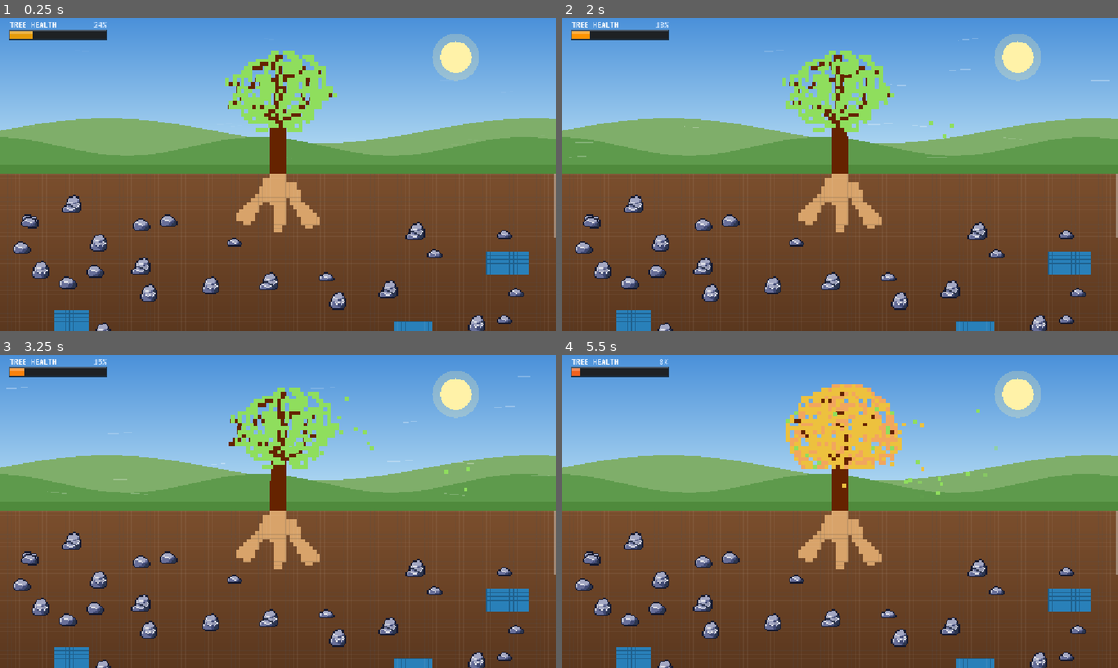
Above: before the commit, frames 1-4 (two rows, left to right).
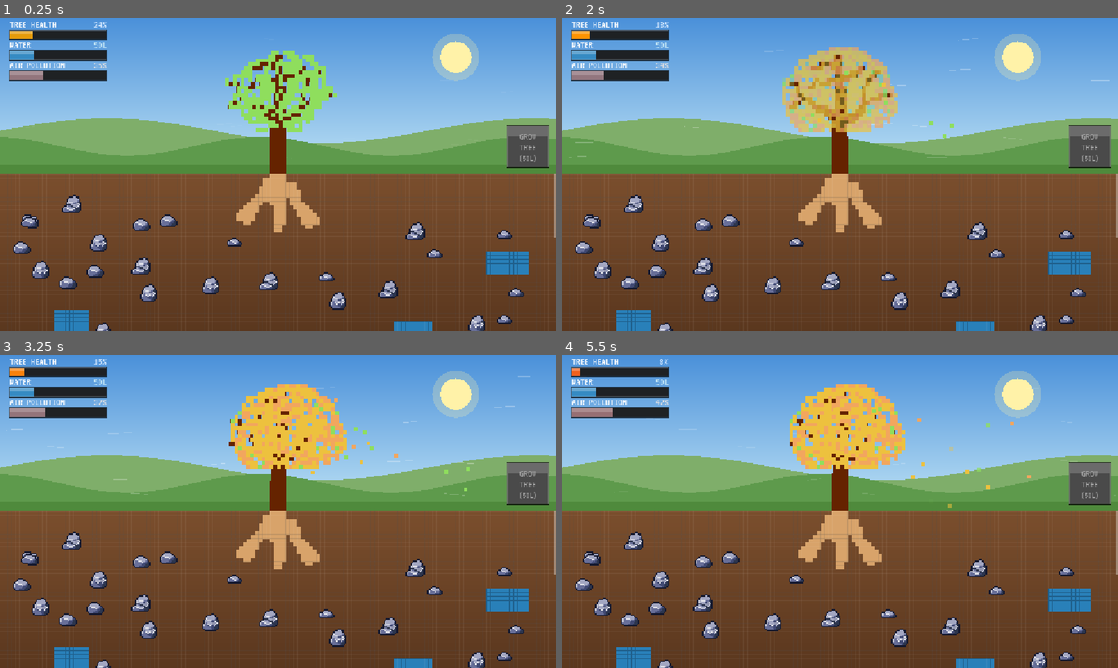
Above: after the commit, the same moments.

Repository: Jeeareen/ExtendoRoot
Game: Godot game, scene res://scenes/main.tscn
Two runs of this game, one before a commit and one after it. Both use one fixed random seed, a clock stepped at 60 frames per second and the inputs below.
Inputs (mouse positions are in pixels of both pictures, inside the frame that each line leads up to):
- Up to frame 1 (0.25 s): no input
- Up to frame 2 (2 s): tap Enter at 0.5 s; move the mouse to (962, 158) at 0.52 s; tap R at 0.6 s; click (962, 158) at 0.67 s; drag from (728, 190) to (812, 237) at 1.27 s
- Up to frame 3 (3.25 s): move the mouse to (333, 442) at 2.02 s; tap R at 2.1 s; click (333, 442) at 2.17 s; drag from (250, 574) to (111, 464) at 2.77 s
- Up to frame 4 (5.5 s): move the mouse to (1006, 558) at 3.52 s; tap R at 3.6, 5.1 s; click (1006, 558) at 3.67 s; tap Escape at 4.15 s; drag from (673, 464) to (756, 433) at 4.27 s; move the mouse to (867, 511) at 5.02 s; click (867, 511) at 5.17 s

The runs differ from the first frame. In frame 1, 2.4% of the frame differs, in the area x 1-99%, y 7-48%; in frame 2, 6.7%; in frame 3, 6.8%; in frame 4, 5.1%.

Commit message:
feat: complete MVP gameplay loop with water, air pollution, Grow Tree button, and root SFX
- Add Water (50L start, 1L/px root cost) and Air Pollution UI bars using VT323 font
- Add "Grow Tree (50L)" button to advance tree health and growth stages manually
- Tie air pollution reduction rate to tree health (>20% green leaves) and rise when dry (<=20%)
- Enforce 1px soil spacing between roots to prevent dragging over existing roots
- Add continuous looping root_grow SFX while extending roots and Game Over / Restart flow

Diff:
--- a/scripts/main.gd
+++ b/scripts/main.gd
@@ -75,6 +75,9 @@
 var _is_mmb_down: bool = false
 var _has_last_drag_cell: bool = false
 var _last_drag_cell: Vector2i = Vector2i.ZERO
+# Tracks recent brush centers along the active drag so self-overlap is allowed while foreign roots keep a 1-cell gap
+var _active_drag_Safe_tiles: Dictionary = {}
+var _active_drag_history: Array = []
 var _soil_scroll_y: float = 0.0
 
 # Water collection & Leaf spritesheet configuration
@@ -86,9 +89,9 @@
 const SPRITE_RECT_SMALLLEAVES := Rect2(40, 40, 40, 40)
 const SPRITE_RECT_DRYLEAVES := Rect2(80, 40, 40, 40)
 
-# Water depletion rate when no active connection to water:
-# Tree loses 1.5 water per second when not actively connected to water.
-const WATER_DECAY_RATE := 1.5
+const INITIAL_WATER := 50.0
+const MAX_WATER_STORED := 200.0
+const DRY_WATER_THRESHOLD := 50.0
 
 const MAX_TREE_HEALTH := 100.0
 # Health decay rate per second when disconnected from water
@@ -96,10 +99,25 @@
 # Health recovery rate per second when sucking water
 const HEALTH_REGEN_RATE := 8.0
 
+const MAX_AIR_POLLUTION := 100.0
+# Pollution rise rate per second when leaves are dry
+const POLLUTION_RISE_RATE := 2.5
+# Pollution decrease rates per second for green leaf sizes (small, mid, large)
+const POLLUTION_DECAY_SMALL := 1.2
+const POLLUTION_DECAY_MID := 2.8
+const POLLUTION_DECAY_LARGE := 5.0
+
 var _tree_texture: Texture2D = null
 var _vt323_font: Font = null
-var _water_stored: float = 0.0
-var _tree_health: float = 25.0 # Starts at initial stage (small dry tree)
+var _root_grow_player: AudioStreamPlayer = null
+const ROOT_SFX_HOLD_TIME := 0.14
+var _root_sfx_timer: float = 0.0
+var _water_stored: float = INITIAL_WATER # Starts at 50L (equivalent to 50px of water source)
+var _tree_health: float = 25.0 # Starts at initial stage (small tree)
+var _air_pollution: float = 35.0
+var _is_game_over: bool = false
+var _game_over_reason: String = ""
+var _is_grow_btn_hovered: bool = false
 var _is_connected_to_water: bool = false
 var _active_water_intake_rate: float = 0.0
 
@@ -144,6 +162,13 @@
 		if _rocks_texture:
 			_rocks_image = _rocks_texture.get_image()
 	_vt323_font = load("res://assets/VT323-Regular.ttf")
+	if ResourceLoader.exists("res://assets/root_grow.mp3"):
+		var sfx_stream := load("res://assets/root_grow.mp3")
+		if sfx_stream is AudioStreamMP3:
+			sfx_stream.loop = true
+		_root_grow_player = AudioStreamPlayer.new()
+		_root_grow_player.stream = sfx_stream
+		add_child(_root_grow_player)
 	_wind_rng.randomize()
 	get_viewport().size_changed.connect(_on_size_changed)
 	_generate_world()
@@ -151,6 +176,18 @@
 
 
 func _process(delta: float) -> void:
+	if _is_game_over:
+		if _root_grow_player and _root_grow_player.playing:
+			_root_grow_player.stop()
+		return
+
+	if _root_sfx_timer > 0.0:
+		_root_sfx_timer = maxf(0.0, _root_sfx_timer - delta)
+		if _root_sfx_timer <= 0.0 or not _is_lmb_down:
+			_root_sfx_timer = 0.0
+			if _root_grow_player and _root_grow_player.playing:
+				_root_grow_player.stop()
+
 	var needs_redraw := false
 	var intake_this_frame := 0.0
 	var connected_now := false
@@ -164,10 +201,10 @@
 		if _is_root_touching_bank(bank):
 			connected_now = true
 			var layer_time: float = bank["layer_time"]
-			# Drain rate in water cells per second = width / layer_time = 1.0 / 0.4 = 2.5 cells/sec
+			# Drain rate in water cells per second = width / layer_time = 1.0 / 0.4 = 2.5 cells/sec (1px = 1L)
 			var cells_per_second: float = float(rect.size.x) / layer_time
 			var absorbed: float = cells_per_second * delta
-			_water_stored = minf(_water_stored + absorbed, 200.0)
+			_water_stored = minf(_water_stored + absorbed, MAX_WATER_STORED)
 			intake_this_frame += cells_per_second
 
 			bank["drain_timer"] += delta
@@ -180,19 +217,36 @@
 	_is_connected_to_water = connected_now
 	_active_water_intake_rate = intake_this_frame
 
-	# When connected to water, health increases; when disconnected, health decreases over time
-	if connected_now:
-		var old_hp := _tree_health
-		_tree_health = minf(MAX_TREE_HEALTH, _tree_health + HEALTH_REGEN_RATE * delta)
-		if not is_equal_approx(old_hp, _tree_health):
-			needs_redraw = true
+	# Tree health decreases continuously over time (even when drawing water), and only increases via GROW TREE
+	var old_hp := _tree_health
+	_tree_health = maxf(0.0, _tree_health - HEALTH_DECAY_RATE * delta)
+	if not is_equal_approx(old_hp, _tree_health):
+		needs_redraw = true
+
+	# Update air pollution based on tree health & leaf state:
+	# When health > 20, the tree has green leaves and decreases air pollution at a rate scaled by tree health
+	# (slowly at 20-40 HP, faster as health approaches 80-100 HP). When <= 20 HP (dry leaves), pollution rises.
+	var old_pollution := _air_pollution
+	if _tree_health <= 20.0:
+		_air_pollution = minf(MAX_AIR_POLLUTION, _air_pollution + POLLUTION_RISE_RATE * delta)
 	else:
-		if _water_stored > 0.0:
-			_water_stored = maxf(0.0, _water_stored - WATER_DECAY_RATE * delta)
-		var old_hp := _tree_health
-		_tree_health = maxf(0.0, _tree_health - HEALTH_DECAY_RATE * delta)
-		if not is_equal_approx(old_hp, _tree_health):
-			needs_redraw = true
+		var health_factor := clampf((_tree_health - 20.0) / 80.0, 0.0, 1.0)
+		var decay_rate := lerpf(POLLUTION_DECAY_SMALL, POLLUTION_DECAY_LARGE, health_factor)
+		_air_pollution = maxf(0.0, _air_pollution - decay_rate * delta)
+
+	if not is_equal_approx(old_pollution, _air_pollution):
+		needs_redraw = true
+
+	# Check Game Over conditions: air pollution reaches max or water reaches 0
+	if _air_pollution >= MAX_AIR_POLLUTION:
+		_is_game_over = true
+		_game_over_reason = "AIR POLLUTION REACHED 100%"
+		needs_redraw = true
+	elif _water_stored <= 0.0:
+		_water_stored = 0.0
+		_is_game_over = true
+		_game_over_reason = "WATER DEPLETED (0L)"
+		needs_redraw = true
 
 	if _update_wind(delta):
 		needs_redraw = true
@@ -208,14 +262,58 @@
 
 
 func _get_target_leaf_rect() -> Rect2:
-	if _tree_health <= 15.0:
+	# When tree health is <= 20, leaves are dry; beyond 20, sprites are green leaves scaled by health
+	if _tree_health <= 20.0:
 		return SPRITE_RECT_DRYLEAVES
 	elif _tree_health < 50.0:
 		return SPRITE_RECT_SMALLLEAVES
-	elif _tree_health < 85.0:
+	elif _tree_health < 80.0:
 		return SPRITE_RECT_MIDLEAVES
 	else:
 		return SPRITE_RECT_LARGELEAVES
+
+
+func _grow_tree_to_next_state() -> void:
+	if _is_game_over:
+		return
+	# Require strictly more than 50L of water to grow, and consume 50L
+	if _water_stored <= 50.0:
+		return
+
+	_water_stored -= 50.0
+
+	if _tree_health <= 20.0:
+		_tree_health = 35.0
+	elif _tree_health < 50.0:
+		_tree_health = 65.0
+	elif _tree_health < 80.0:
+		_tree_health = 90.0
+	else:
+		_tree_health = MAX_TREE_HEALTH
+	queue_redraw()
+
+
+func _get_grow_button_rect(size: Vector2, mid: float) -> Rect2:
+	var btn_side := 84.0
+	var margin := 16.0
+	return Rect2(Vector2(size.x - btn_side - margin, mid - btn_side - margin), Vector2(btn_side, btn_side))
+
+
+func _restart_game() -> void:
+	_water_stored = INITIAL_WATER
+	_tree_health = 25.0
+	_air_pollution = 35.0
+	_is_game_over = false
+	_game_over_reason = ""
+	_current_leaf_rect = _get_target_leaf_rect()
+	_prev_leaf_rect = _current_leaf_rect
+	_current_trunk_rect = _get_target_trunk_rect()
+	_prev_trunk_rect = _current_trunk_rect
+	_leaf_dissolve_t = 1.0
+	_trunk_dissolve_t = 1.0
+	_soil_scroll_y = 0.0
+	_generate_world()
+	queue_redraw()
 
 
 func _get_target_trunk_rect() -> Rect2:
@@ -261,7 +359,7 @@
 
 
 func _pick_current_leaf_color() -> Color:
-	if _tree_health <= 15.0:
+	if _get_target_leaf_rect() == SPRITE_RECT_DRYLEAVES:
 		var r := _wind_rng.randf()
 		if r < 0.55:
 			return SPRITE_LEAF_DRY_YELLOW
@@ -411,15 +509,33 @@
 func _unhandled_input(event: InputEvent) -> void:
 	var size := get_viewport_rect().size
 	var mid := size.y * 0.5
+	var grow_btn_rect := _get_grow_button_rect(size, mid)
 
 	if event is InputEventMouseButton:
 		if event.button_index == MOUSE_BUTTON_LEFT:
+			if _is_game_over:
+				if event.pressed:
+					_restart_game()
+				return
+
+			if event.pressed and grow_btn_rect.has_point(event.position):
+				_is_lmb_down = false
+				_grow_tree_to_next_state()
+				return
+
 			_is_lmb_down = event.pressed
 			if _is_lmb_down:
 				_has_last_drag_cell = false
+				_active_drag_Safe_tiles.clear()
+				_active_drag_history.clear()
 				_interact_at_pos(event.position)
 			else:
 				_has_last_drag_cell = false
+				_active_drag_Safe_tiles.clear()
+				_active_drag_history.clear()
+				_root_sfx_timer = 0.0
+				if _root_grow_player and _root_grow_player.playing:
+					_root_grow_player.stop()
 
 		elif event.button_index == MOUSE_BUTTON_MIDDLE:
 			_is_mmb_down = event.pressed
@@ -437,6 +553,14 @@
 				queue_redraw()
 
 	elif event is InputEventMouseMotion:
+		var hovered := grow_btn_rect.has_point(event.position)
+		if hovered != _is_grow_btn_hovered:
+			_is_grow_btn_hovered = hovered
+			queue_redraw()
+
+		if _is_game_over:
+			return
+
 		if _is_lmb_down:
 			_interact_at_pos(event.position)
 		if _is_mmb_down and event.position.y >= mid:
@@ -445,7 +569,9 @@
 			queue_redraw()
 
 	elif event is InputEventKey and event.pressed and not event.echo:
-		if event.keycode == KEY_ESCAPE:
+		if event.keycode == KEY_R and _is_game_over:
+			_restart_game()
+		elif event.keycode == KEY_ESCAPE:
 			var mode := DisplayServer.window_get_mode()
 			if mode == DisplayServer.WINDOW_MODE_FULLSCREEN:
 				DisplayServer.window_set_mode(DisplayServer.WINDOW_MODE_WINDOWED)
@@ -541,17 +667,25 @@
 	_has_last_drag_cell = true
 
 	if changed:
+		_root_sfx_timer = ROOT_SFX_HOLD_TIME
+		if _root_grow_player and not _root_grow_player.playing:
+			_root_grow_player.play()
 		queue_redraw()
 
 
 func _try_extend_root_at_cell(cell: Vector2i) -> bool:
 	if cell.y < 0 or cell.y >= TOTAL_SOIL_ROWS:
 		return false
+	if _water_stored < 1.0:
+		return false
 	if _is_cell_water(cell) or _rock_cells.has(cell):
 		return false
 
+	# If this is the start of a drag and the user clicks on or next to an existing root,
+	# seed the safe zone around the starting root connection point so we can branch out cleanly.
+	var is_branch_start := _active_drag_history.is_empty()
+
 	# Find minimum depth among existing root tiles in or adjacent to this cell
-	# (Checking cell itself allows continuous extension when the previous step's brush covered this cell)
 	var parent_depth := _get_neighbor_min_depth(cell)
 	if _initial_root_tiles.has(cell):
 		parent_depth = 0
@@ -563,6 +697,21 @@
 	if parent_depth == -1:
 		return false
 
+	# When already dragging (not the initial branch connection point), only allow extending
+	# from the tip of the active drag so you cannot jump across onto a separate root.
+	if not is_branch_start:
+		var connected_to_active_tip := _active_drag_Safe_tiles.has(cell)
+		if not connected_to_active_tip:
+			for ro in range(-1, 2):
+				for co in range(-1, 2):
+					if _active_drag_Safe_tiles.has(cell + Vector2i(co, ro)):
+						connected_to_active_tip = true
+						break
+				if connected_to_active_tip:
+					break
+		if not connected_to_active_tip:
+			return false
+
 	var new_depth := parent_depth + 1
 	if new_depth > MAX_ROOT_STEPS:
 		return false
@@ -572,7 +721,21 @@
 		return false
 
 	var half_w := int(w / 2)
-	var changed := false
+
+	# If starting a new branch, mark existing root tiles within a 2-cell radius of the start point
+	# as safe so the new branch can emerge from its parent root, while still blocking other roots.
+	if is_branch_start:
+		var start_safe := {}
+		for ro in range(-half_w - 2, -half_w + w + 2):
+			for co in range(-half_w - 2, -half_w + w + 2):
+				var p := cell + Vector2i(co, ro)
+				if _initial_root_tiles.has(p) or _root_tiles.has(p):
+					start_safe[p] = true
+		_active_drag_history.append(start_safe)
+		_rebuild_active_drag_safe_tiles()
+
+	# Collect candidate cells that this brush step will paint
+	var candidate_cells: Array[Vector2i] = []
 	for r_offset in range(-half_w, -half_w + w):
 		for c_offset in range(-half_w, -half_w + w):
 			var target := cell + Vector2i(c_offset, r_offset)
@@ -581,10 +744,43 @@
 			if _is_cell_water(target) or _rock_cells.has(target) or _initial_root_tiles.has(target):
 				continue
 			if not _root_tiles.has(target):
-				_root_tiles[target] = new_depth
-				changed = true
-
-	return changed
+				candidate_cells.append(target)
+
+	if candidate_cells.is_empty():
+		return false
+
+	# Enforce at least 1px (1 soil cell) space from any other root (including earlier parts of this root if looping back)
+	for target in candidate_cells:
+		for nr in range(-1, 2):
+			for nc in range(-1, 2):
+				var neighbor := target + Vector2i(nc, nr)
+				if _initial_root_tiles.has(neighbor) or _root_tiles.has(neighbor):
+					if not _active_drag_Safe_tiles.has(neighbor):
+						return false
+
+	# Paint the validated cells and record them in the sliding active-tip window
+	var step_painted := {}
+	for target in candidate_cells:
+		_root_tiles[target] = new_depth
+		step_painted[target] = true
+
+	# Extending the root by 1 step (1px along path) draws 1L of water
+	_water_stored = maxf(0.0, _water_stored - 1.0)
+
+	_active_drag_history.append(step_painted)
+	# Keep only the most recent 6 steps in the safe set so looping the same root back on itself is also blocked with a 1-cell gap
+	while _active_drag_history.size() > 6:
+		_active_drag_history.pop_front()
+	_rebuild_active_drag_safe_tiles()
+
+	return true
+
+
+func _rebuild_active_drag_safe_tiles() -> void:
+	_active_drag_Safe_tiles.clear()
+	for step_dict in _active_drag_history:
+		for k in step_dict:
+			_active_drag_Safe_tiles[k] = true
 
 
 func _generate_world() -> void:
@@ -742,6 +938,9 @@
 	_draw_leaf_particles(mid)
 	_draw_soil_grid(size, mid)
 	_draw_health_bar(size)
+	_draw_grow_button(size, mid)
+	if _is_game_over:
+		_draw_game_over_overlay(size)
 
 
 func _draw_leaf_particles(mid: float) -> void:
@@ -819,6 +1018,105 @@
 
 	# Inner outline
 	draw_rect(Rect2(bar_pos, Vector2(bar_w, bar_h)), Color(1.0, 1.0, 1.0, 0.2), false, 1.0)
+
+	# --- WATER BAR (right below the health bar) ---
+	var water_bar_pos := Vector2(20.0, 68.0)
+
+	# Title text above the water bar
+	draw_string(_vt323_font, water_bar_pos + Vector2(0.0, -6.0), "WATER", HORIZONTAL_ALIGNMENT_LEFT, -1, font_size, Color.WHITE)
+
+	# Water amount in Liters on the right (1px water source = 1L)
+	var water_str := "%dL" % int(roundf(_water_stored))
+	draw_string(_vt323_font, water_bar_pos + Vector2(bar_w - 60.0, -6.0), water_str, HORIZONTAL_ALIGNMENT_RIGHT, 60.0, font_size, Color("bfe3f5"))
+
+	# Outer border/drop shadow
+	draw_rect(Rect2(water_bar_pos - Vector2(border_w, border_w), Vector2(bar_w + border_w * 2.0, bar_h + border_w * 2.0)), Color(0, 0, 0, 0.7))
+	# Inner dark background
+	draw_rect(Rect2(water_bar_pos, Vector2(bar_w, bar_h)), Color(0.12, 0.12, 0.12, 0.85))
+
+	var water_ratio := clampf(_water_stored / MAX_WATER_STORED, 0.0, 1.0)
+	var water_fill_w := bar_w * water_ratio
+	if water_fill_w > 0.0:
+		var water_fill_color := WATER_COLOR.lerp(Color("5dade2"), water_ratio)
+		draw_rect(Rect2(water_bar_pos, Vector2(water_fill_w, bar_h)), water_fill_color)
+		draw_rect(Rect2(water_bar_pos, Vector2(water_fill_w, bar_h * 0.4)), Color(1.0, 1.0, 1.0, 0.25))
+
+	# Inner outline
+	draw_rect(Rect2(water_bar_pos, Vector2(bar_w, bar_h)), Color(1.0, 1.0, 1.0, 0.2), false, 1.0)
+
+	# --- AIR POLLUTION BAR (right below the water bar) ---
+	var poll_bar_pos := Vector2(20.0, 110.0)
+
+	# Title text above the air pollution bar
+	draw_string(_vt323_font, poll_bar_pos + Vector2(0.0, -6.0), "AIR POLLUTION", HORIZONTAL_ALIGNMENT_LEFT, -1, font_size, Color.WHITE)
+
+	# Pollution percentage on the right
+	var poll_ratio := clampf(_air_pollution / MAX_AIR_POLLUTION, 0.0, 1.0)
+	var poll_str := "%d%%" % int(roundf(poll_ratio * 100.0))
+	draw_string(_vt323_font, poll_bar_pos + Vector2(bar_w - 60.0, -6.0), poll_str, HORIZONTAL_ALIGNMENT_RIGHT, 60.0, font_size, Color("dcdde1"))
+
+	# Outer border/drop shadow
+	draw_rect(Rect2(poll_bar_pos - Vector2(border_w, border_w), Vector2(bar_w + border_w * 2.0, bar_h + border_w * 2.0)), Color(0, 0, 0, 0.7))
+	# Inner dark background
+	draw_rect(Rect2(poll_bar_pos, Vector2(bar_w, bar_h)), Color(0.12, 0.12, 0.12, 0.85))
+
+	var poll_fill_w := bar_w * poll_ratio
+	if poll_fill_w > 0.0:
+		# Smog gray/purple shifting to hazard red as pollution approaches 100%
+		var poll_color: Color
+		if poll_ratio < 0.6:
+			poll_color = Color("7f8fa6").lerp(Color("c23616"), poll_ratio / 0.6 * 0.5)
+		else:
+			poll_color = Color("a05d43").lerp(Color("e84118"), (poll_ratio - 0.6) / 0.4)
+		draw_rect(Rect2(poll_bar_pos, Vector2(poll_fill_w, bar_h)), poll_color)
+		draw_rect(Rect2(poll_bar_pos, Vector2(poll_fill_w, bar_h * 0.4)), Color(1.0, 1.0, 1.0, 0.2))
+
+	# Inner outline
+	draw_rect(Rect2(poll_bar_pos, Vector2(bar_w, bar_h)), Color(1.0, 1.0, 1.0, 0.2), false, 1.0)
+
+
+func _draw_grow_button(size: Vector2, mid: float) -> void:
+	if not _vt323_font:
+		return
+
+	var btn_rect := _get_grow_button_rect(size, mid)
+	var border_w := 2.0
+
+	# Drop shadow / outer border
+	draw_rect(
+		Rect2(btn_rect.position - Vector2(border_w, border_w), btn_rect.size + Vector2(border_w * 2.0, border_w * 2.0)),
+		Color(0.0, 0.0, 0.0, 0.75)
+	)
+
+	var can_grow := _water_stored > 50.0
+	var bg_col: Color
+	if not can_grow:
+		bg_col = Color("4a4a4a")
+	else:
+		bg_col = Color("4ea83b") if _is_grow_btn_hovered else Color("3b852c")
+	draw_rect(btn_rect, bg_col)
+	# Top highlight
+	draw_rect(Rect2(btn_rect.position, Vector2(btn_rect.size.x, btn_rect.size.y * 0.25)), Color(1.0, 1.0, 1.0, 0.18))
+	# Inner border
+	draw_rect(btn_rect, Color(1.0, 1.0, 1.0, 0.35), false, 1.0)
+
+	# Centered label "GROW" / "TREE" / "(50L)"
+	var text_col := Color.WHITE if can_grow else Color(0.7, 0.7, 0.7, 0.85)
+	draw_string(_vt323_font, btn_rect.position + Vector2(0.0, 28.0), "GROW", HORIZONTAL_ALIGNMENT_CENTER, btn_rect.size.x, 22, text_col)
+	draw_string(_vt323_font, btn_rect.position + Vector2(0.0, 50.0), "TREE", HORIZONTAL_ALIGNMENT_CENTER, btn_rect.size.x, 22, text_col)
+	draw_string(_vt323_font, btn_rect.position + Vector2(0.0, 72.0), "(50L)", HORIZONTAL_ALIGNMENT_CENTER, btn_rect.size.x, 18, Color("bfe3f5") if can_grow else text_col)
+
+
+func _draw_game_over_overlay(size: Vector2) -> void:
+	if not _vt323_font:
+		return
+
+	draw_rect(Rect2(Vector2.ZERO, size), Color(0.0, 0.0, 0.0, 0.72))
+
+	var center_y := size.y * 0.45
+	draw_string(_vt323_font, Vector2(0.0, center_y), "GAME OVER", HORIZONTAL_ALIGNMENT_CENTER, size.x, 72, Color("ff5252"))
+	draw_string(_vt323_font, Vector2(0.0, center_y + 45.0), _game_over_reason, HORIZONTAL_ALIGNMENT_CENTER, size.x, 32, Color.WHITE)
+	draw_string(_vt323_font, Vector2(0.0, center_y + 90.0), "CLICK OR PRESS R TO RESTART", HORIZONTAL_ALIGNMENT_CENTER, size.x, 26, Color("bfe3f5"))
 
 
 func _draw_sky(size: Vector2, mid: float) -> void:
Not shown, added: assets/root_grow.mp3.import
Not shown, added: assets/root_grow.mp3
